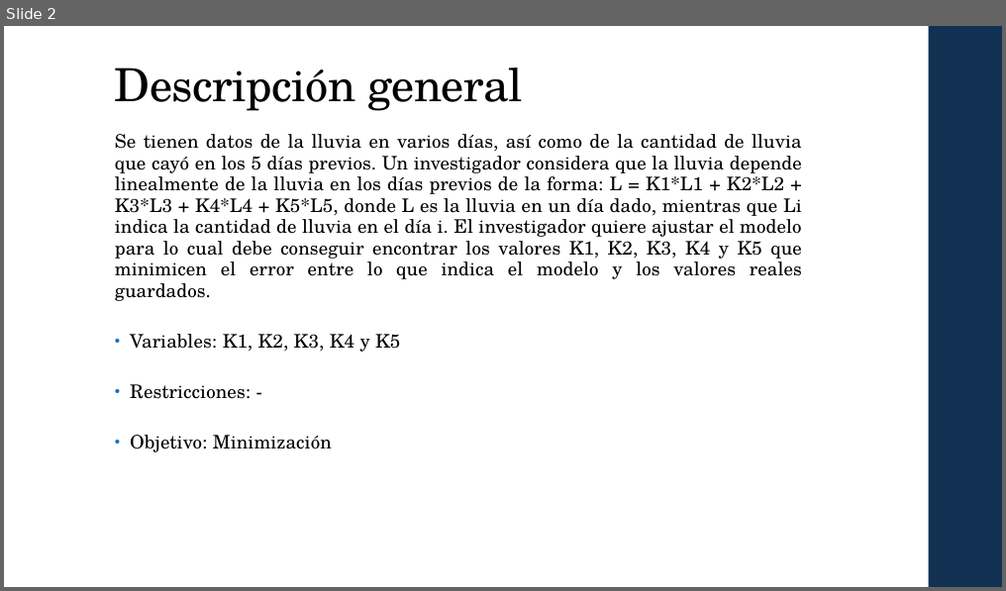
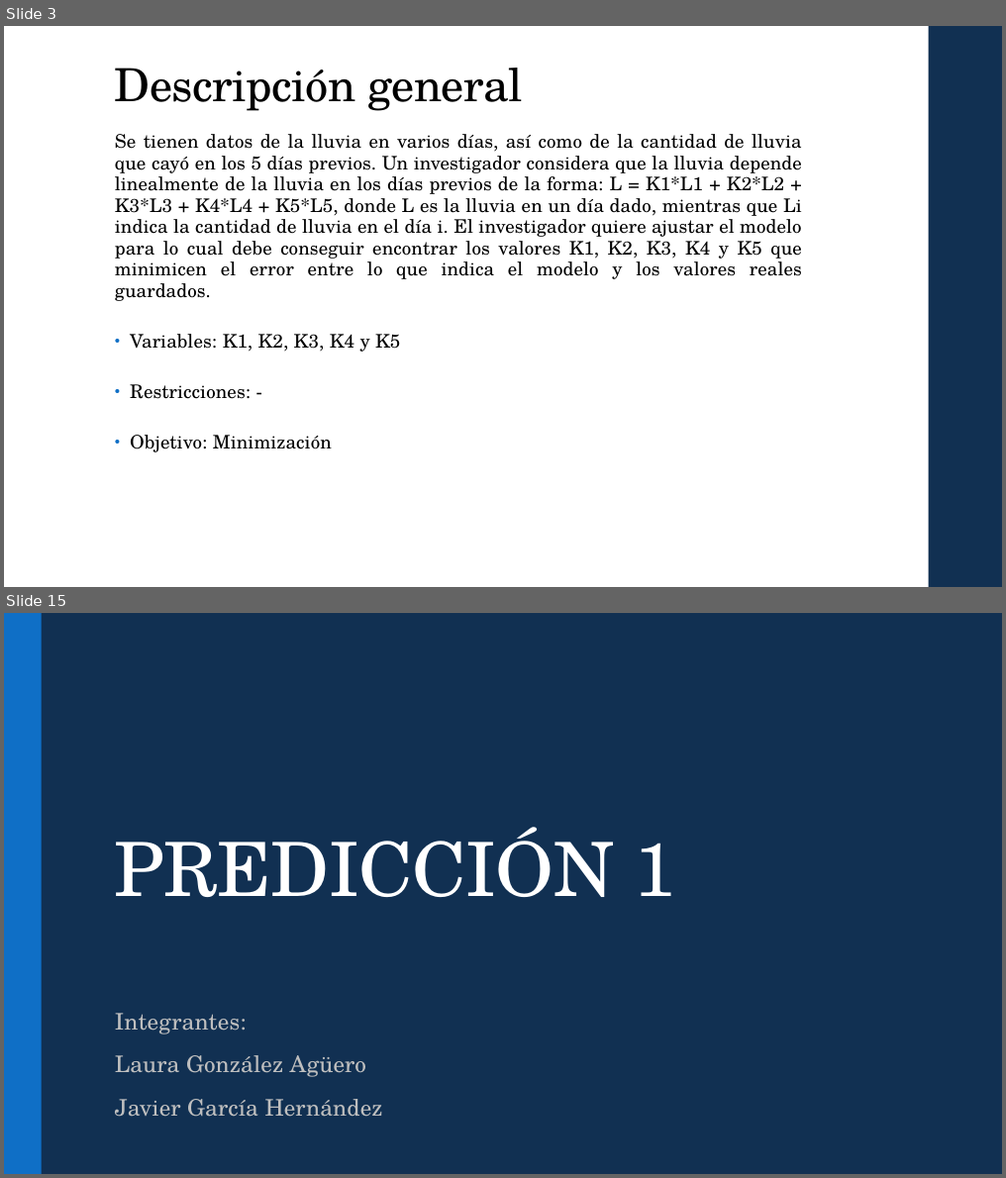
Before and after one commit to Javy011021/prediccion1, a slide deck: ppt/MH_Laura_Javier T2.pptx. Shown one above the other, each under a label of ours: slide 2 before the commit, slides 3 and 15 after it; the slides between them are not shown. The pictures are 1006x591 and 1006x1178 pixels, drawn with LibreOffice and Linux fonts; fonts in the diff are those of the drawing. Boxes give left, top, right and bottom in pixels: in the first picture for what was removed or moved away, otherwise in the second. Text is boxed around its words. In the diff, an @@ line names an element or a change of style, - is before the commit and + after.

```diff
--- a/ppt/MH_Laura_Javier T2.pptx
+++ b/ppt/MH_Laura_Javier T2.pptx
@@ slide 15 added at (4,613,1002,1174), background #113052 @@
@@ rectangle added at (4,613,42,1174), fill #0F6FC6 @@
@@ title added at (115,827,676,897), 72 pt, text #FFFFFF @@
+PREDICCIÓN 1
@@ subtitle added at (115,1013,383,1117), 22 pt, text #BFBFBF @@
+Integrantes:
+Laura González Agüero
+Javier García Hernández
@@ what was slide 2 is now slide 3 @@
```
Also in this commit, not shown: 6 slides changed, 4 other slides added, 5 slides removed, 2 other files.
